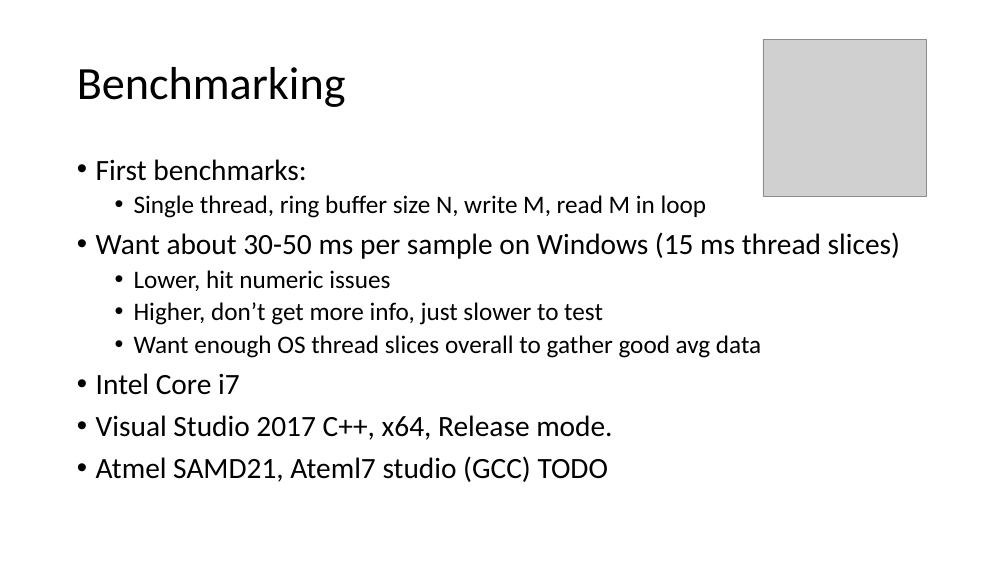
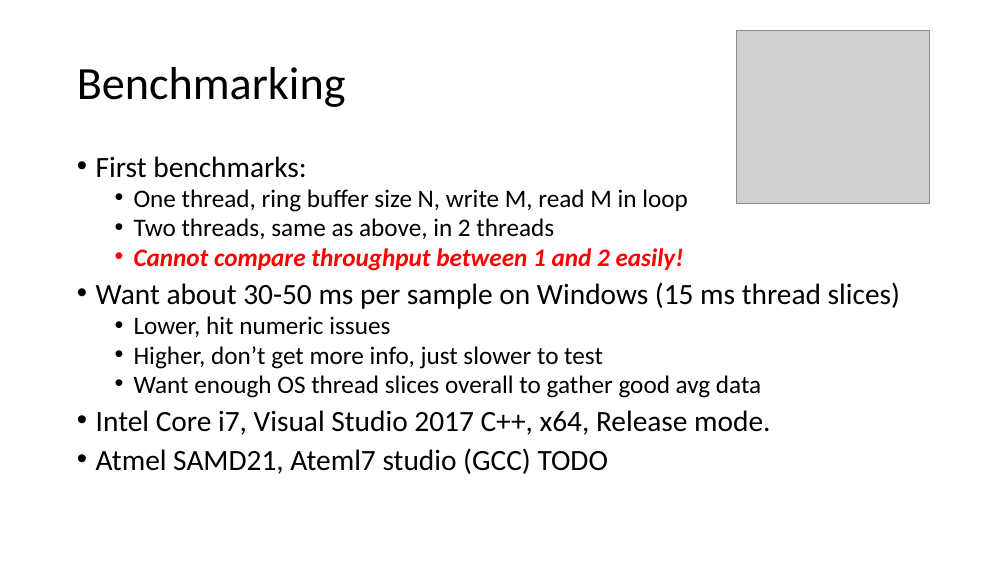
Before and after one commit to ChrisLomont/RingBuffer, a slide deck: slide 13 of Making a Ringbuffer.pptx. Drawn at 1008x567 pixels with LibreOffice and Linux fonts; fonts in the diff are those of the drawing; grey boxes stand for pictures. Boxes give left, top, right and bottom in pixels: in the first picture for what was removed or moved away, otherwise in the second. Text is boxed around its words. In the diff, an @@ line names an element or a change of style, - is before the commit and + after.

```diff
--- a/Making a Ringbuffer.pptx
+++ b/Making a Ringbuffer.pptx
@@ picture: place and size @@
-picture at (763,39,926,196)
+picture at (737,30,929,203)
@@ text at (96,156,900,474): line spacing 0.9 to 0.8 @@
@@ text at (134,189,688,271): text changed @@
-  • Single thread, ring buffer size N, write M, read M in loop
+  • One thread, ring buffer size N, write M, read M in loop
+  • Two threads, same as above, in 2 threads
+  • Cannot compare throughput between 1 and 2 easily!
@@ text at (96,410,770,435): text changed @@
-• Intel Core i7
-• Visual Studio 2017 C++, x64, Release mode.
+• Intel Core i7, Visual Studio 2017 C++, x64, Release mode.
```
Also in this commit, not shown: 31 other slides changed, 3 slides added, 1 slide removed, 13 other files.
